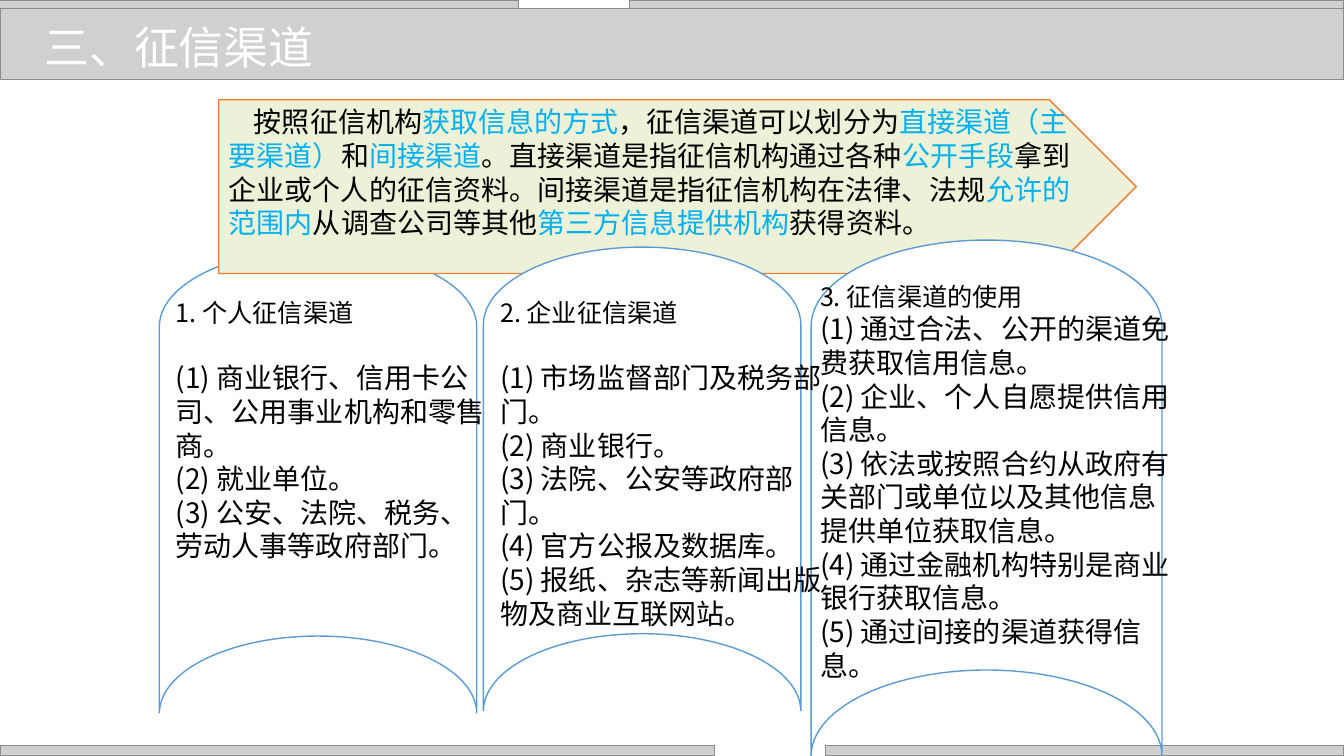
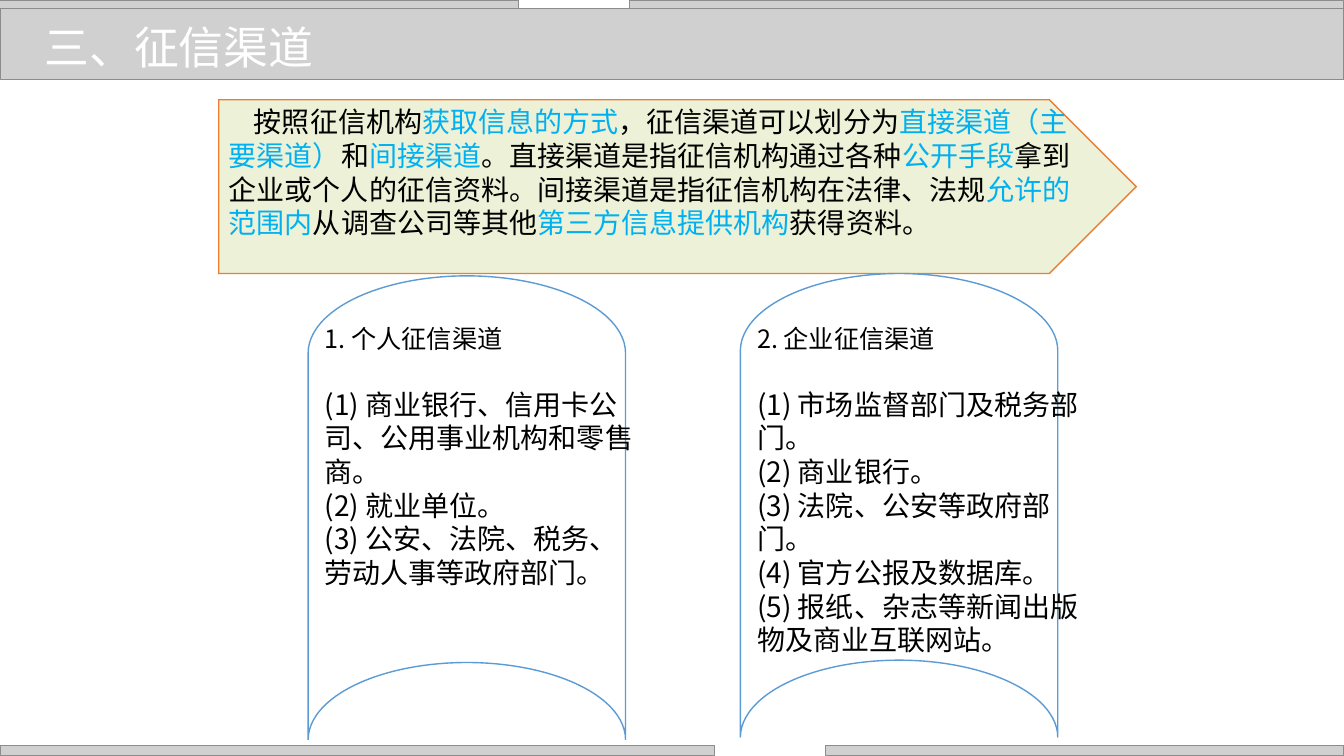
Before and after one commit to zhangjianzhang/internet_credit, a slide deck: slide 6 of files/slides/lecture_5.pptx. Drawn at 1344x756 pixels with LibreOffice and Linux fonts; fonts in the diff are those of the drawing; grey boxes stand for pictures; background and template pictures are left out. Boxes give left, top, right and bottom in pixels: in the first picture for what was removed or moved away, otherwise in the second. Text is boxed around its words. In the diff, an @@ line names an element or a change of style, - is before the commit and + after.

```diff
--- a/files/slides/lecture_5.pptx
+++ b/files/slides/lecture_5.pptx
@@ flow chart online storage removed at bbox=[812, 240, 1163, 756] @@
@@ flow chart online storage: place and size @@
-flow chart online storage at bbox=[159, 250, 476, 713]
+flow chart online storage at bbox=[308, 276, 626, 740]
@@ flow chart online storage: place and size @@
-flow chart online storage at bbox=[483, 248, 801, 711]
+flow chart online storage at bbox=[741, 274, 1058, 738]
@@ text removed at bbox=[820, 281, 1169, 678] @@
-3. 征信渠道的使用
-(1) 通过合法、公开的渠道免费获取信用信息。
-(2) 企业、个人自愿提供信用信息。
-(3) 依法或按照合约从政府有关部门或单位以及其他信息提供单位获取信息。
-(4) 通过金融机构特别是商业银行获取信息。
-(5) 通过间接的渠道获得信息。
@@ text "1. 个人征信渠道": place and size @@
-text "1. 个人征信渠道" at bbox=[176, 301, 484, 559]
+text "1. 个人征信渠道" at bbox=[325, 327, 633, 586]
@@ text "2. 企业征信渠道": place and size @@
-text "2. 企业征信渠道" at bbox=[500, 300, 821, 627]
+text "2. 企业征信渠道" at bbox=[757, 326, 1078, 653]
```
Also in this commit, not shown: 3 other slides changed, 1 slide removed, 5 other files.
